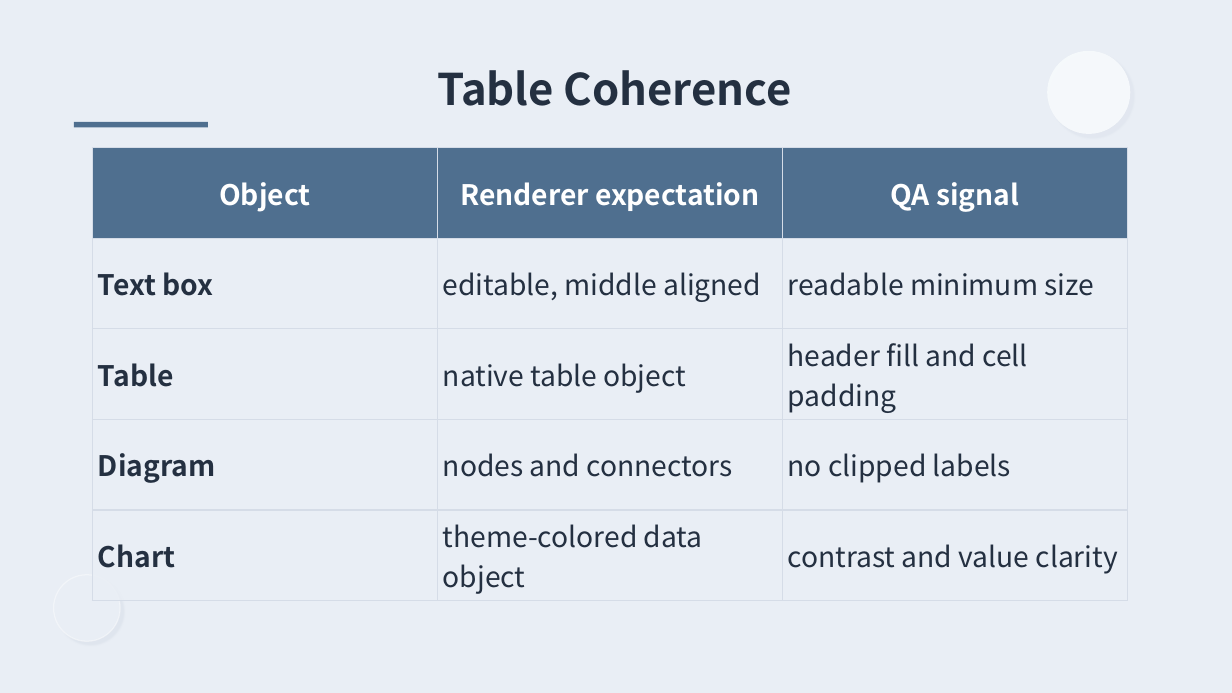
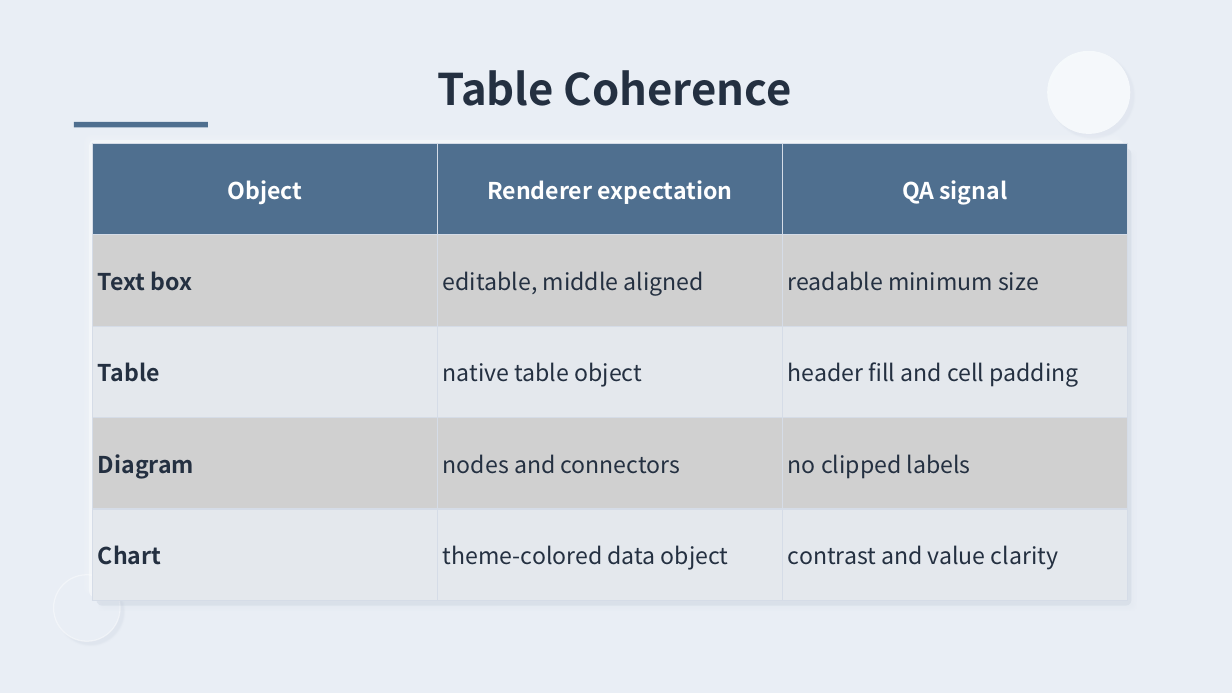
Before and after one commit to ch040602/MdPr, a slide deck: slide 10 of docs/theme-preview/pptx/newmorphism.pptx. Drawn at 1232x693 pixels with LibreOffice and Linux fonts; fonts in the diff are those of the drawing; grey boxes stand for pictures. Boxes give left, top, right and bottom in pixels: in the first picture for what was removed or moved away, otherwise in the second. Text is boxed around its words. In the diff, an @@ line names an element or a change of style, - is before the commit and + after.

```diff
--- a/docs/theme-preview/pptx/newmorphism.pptx
+++ b/docs/theme-preview/pptx/newmorphism.pptx
@@ rounded rectangle added at [89, 140, 1124, 597], fill #FFFFFF at 42% opacity @@
@@ table at [92, 143, 1127, 601] @@
@@ size 22 to 18 pt @@
@@ table: place and size @@
-table at [92, 148, 1127, 601]
+table at [92, 143, 1127, 601]
@@ rectangle removed at [92, 148, 1128, 155] @@
@@ rounded rectangle added at [92, 143, 1128, 601], fill #E9EEF5 at 6% opacity, outline #FFFFFF 1 pt @@
@@ picture added at [92, 143, 1128, 601] @@
@@ rounded rectangle added at [96, 148, 1131, 605], fill #B8C3D2 at 26% opacity @@
```
Also in this commit, not shown: 1 other slide changed, 38 other files.
